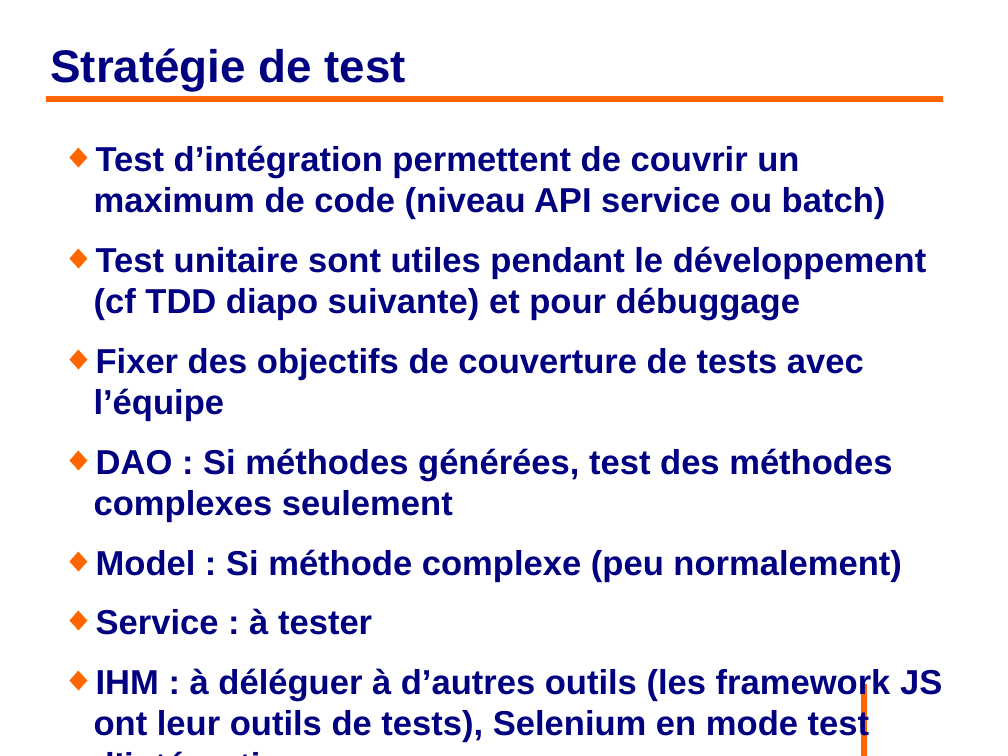
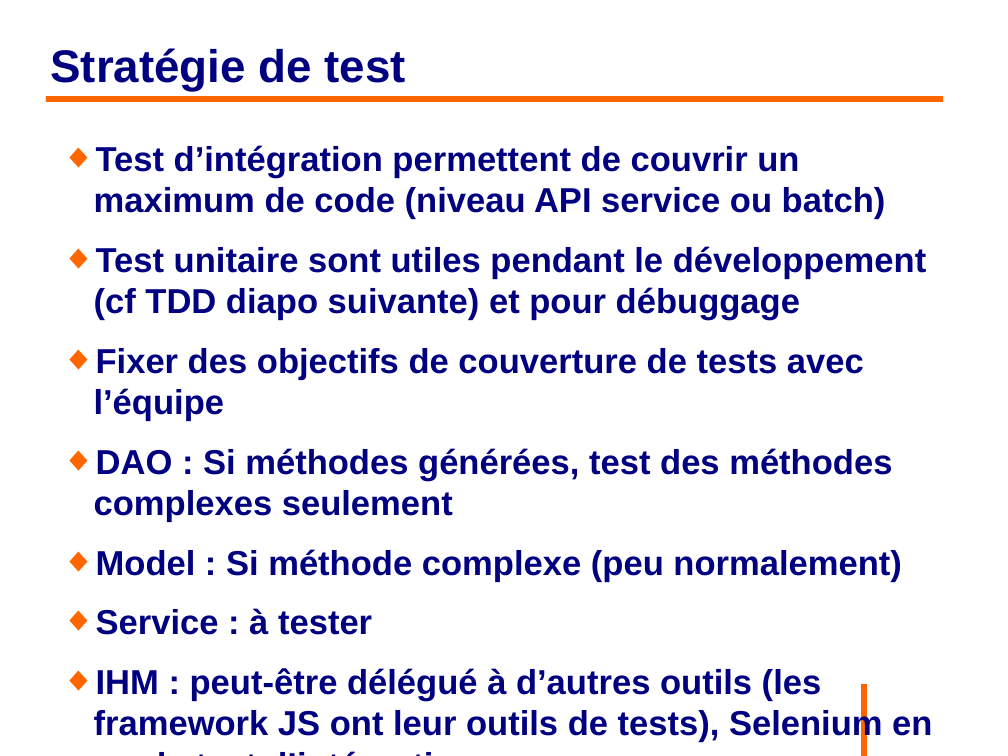
Before and after one commit to philphils/tests-unitaires-et-moins-unitaires, a slide deck: slide 37 of tests-unitaires-cours/nouveauDiapo/diapo_tests_unitaires.odp. Drawn at 1008x756 pixels with LibreOffice and Linux fonts; fonts in the diff are those of the drawing; background and template pictures are left out. Boxes give left, top, right and bottom in pixels: in the first picture for what was removed or moved away, otherwise in the second. Text is boxed around its words. In the diff, an @@ line names an element or a change of style, - is before the commit and + after.

```diff
--- a/tests-unitaires-cours/nouveauDiapo/diapo_tests_unitaires.odp
+++ b/tests-unitaires-cours/nouveauDiapo/diapo_tests_unitaires.odp
@@ text at (94, 668, 932, 742): text changed @@
-◆ IHM : à déléguer à d’autres outils (les framework JS ont leur outils de tests), Selenium en mode test d’intégration
+◆ IHM : peut-être délégué à d’autres outils (les framework JS ont leur outils de tests), Selenium en mode test d’intégration
```
Also in this commit, not shown: 25 other slides changed.
